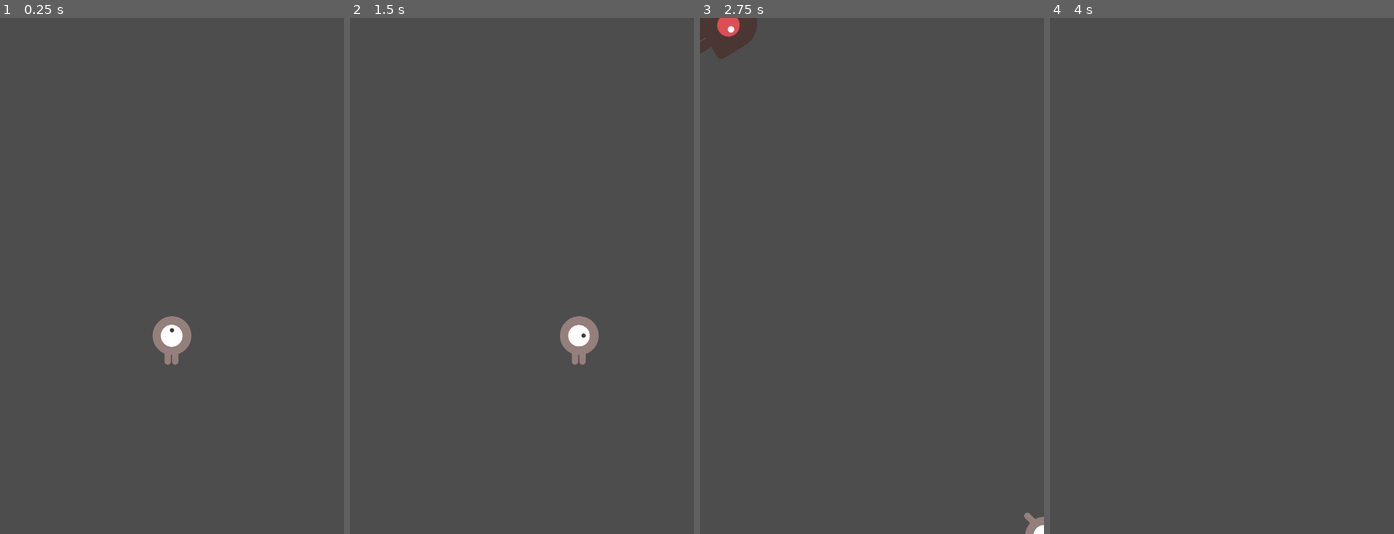
Above: before the commit, frames 1-4 (left to right).
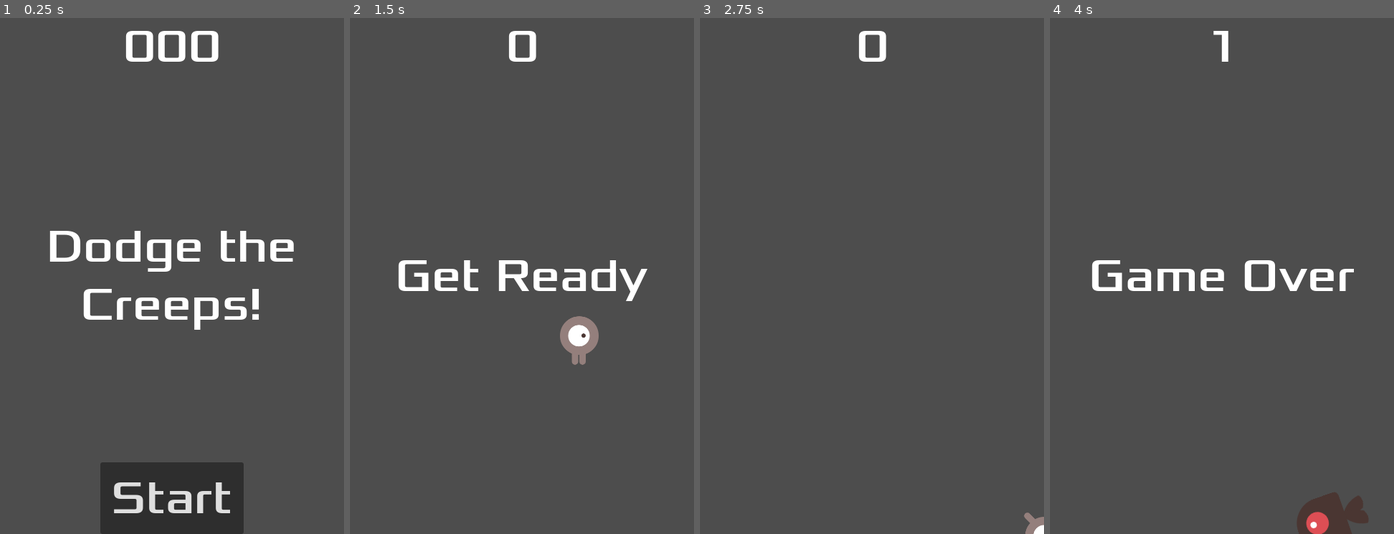
Above: after the commit, the same moments.

Repository: ajaguasin/dodge-the-creeps-2d
Game: Godot game, scene res://Main.tscn
Same seed, same stepped clock (60 frames per second), same inputs: the game is played once before the commit and once after it.
Inputs (mouse positions are in pixels of both pictures, inside the frame that each line leads up to):
- Up to frame 1 (0.25 s): no input
- Up to frame 2 (1.5 s): click (522, 497) at 0.5 s, where only the run after the commit has a clickable "Start"; tap Enter at 1.25 s; hold Right (move_right) from 1.28 s (still down)
- Up to frame 3 (2.75 s): release Right (move_right) at 2.03 s; hold Down (move_down) from 2.03 s (still down)
- Up to frame 4 (4 s): release Down (move_down) at 2.78 s; hold Right (move_right) 2.78-3.53 s; hold Up (move_up) from 3.53 s (still down)

The runs differ from the first frame. In frame 1, 10% of the frame differs, in the area x 14-86%, y 2-100%; in frame 2, 2.1%; in frame 3, 1.3%; in frame 4, 3.0%.

Commit message:
Create hud, add labels, overwrite font, add button

Diff:
--- /dev/null
+++ b/Dodge-The-Creeps-2D/HUD.gd
@@ -0,0 +1,41 @@
+extends CanvasLayer
+
+# Notifies `Main` node that the button has been pressed
+signal start_game
+
+func show_message(text):
+	$MessageLabel.text = text
+	$MessageLabel.show()
+	$MessageTimer.start()
+
+func show_game_over():
+	show_message("Game Over")
+	# Wait until the MessageTimer has counted down.
+	await $MessageTimer.timeout
+
+	$MessageLabel.text = "Dodge the Creeps!"
+	$MessageLabel.show()
+	# Make a one-shot timer and wait for it to finish.
+	await get_tree().create_timer(1.0).timeout
+	$StartButton.show()
+
+func update_score(score):
+	$ScoreLabel.text = str(score)
+
+# Called when the node enters the scene tree for the first time.
+func _ready():
+	pass # Replace with function body.
+
+
+# Called every frame. 'delta' is the elapsed time since the previous frame.
+func _process(delta):
+	pass
+
+
+func _on_message_timer_timeout():
+	$MessageLabel.hide()
+
+
+func _on_start_button_pressed():
+	$StartButton.hide()
+	start_game.emit()
--- /dev/null
+++ b/Dodge-The-Creeps-2D/HUD.tscn
@@ -0,0 +1,62 @@
+[gd_scene load_steps=3 format=3 uid="uid://ccvtk28jx6ng4"]
+
+[ext_resource type="Script" path="res://HUD.gd" id="1_7kiey"]
+[ext_resource type="FontFile" uid="uid://de2f567f48uyf" path="res://fonts/Xolonium-Regular.ttf" id="1_iuu0y"]
+
+[node name="HUD" type="CanvasLayer"]
+script = ExtResource("1_7kiey")
+
+[node name="ScoreLabel" type="Label" parent="."]
+anchors_preset = 5
+anchor_left = 0.5
+anchor_right = 0.5
+offset_left = -67.5
+offset_right = 67.5
+offset_bottom = 81.0
+grow_horizontal = 2
+theme_override_fonts/font = ExtResource("1_iuu0y")
+theme_override_font_sizes/font_size = 64
+text = "000"
+horizontal_alignment = 1
+vertical_alignment = 1
+
+[node name="MessageLabel" type="Label" parent="."]
+anchors_preset = 8
+anchor_left = 0.5
+anchor_top = 0.5
+anchor_right = 0.5
+anchor_bottom = 0.5
+offset_left = -240.0
+offset_top = -81.0
+offset_right = 240.0
+offset_bottom = 81.0
+grow_horizontal = 2
+grow_vertical = 2
+theme_override_fonts/font = ExtResource("1_iuu0y")
+theme_override_font_sizes/font_size = 64
+text = "Dodge the Creeps!"
+horizontal_alignment = 1
+vertical_alignment = 1
+autowrap_mode = 2
+
+[node name="StartButton" type="Button" parent="."]
+anchors_preset = 7
+anchor_left = 0.5
+anchor_top = 1.0
+anchor_right = 0.5
+anchor_bottom = 1.0
+offset_left = -100.0
+offset_top = -100.0
+offset_right = 100.0
+grow_horizontal = 2
+grow_vertical = 0
+theme_override_fonts/font = ExtResource("1_iuu0y")
+theme_override_font_sizes/font_size = 64
+text = "Start"
+
+[node name="MessageTimer" type="Timer" parent="."]
+wait_time = 2.0
+one_shot = true
+
+[connection signal="pressed" from="StartButton" to="." method="_on_start_button_pressed"]
+[connection signal="timeout" from="MessageTimer" to="." method="_on_message_timer_timeout"]
--- a/Dodge-The-Creeps-2D/Main.gd
+++ b/Dodge-The-Creeps-2D/Main.gd
@@ -5,8 +5,7 @@
 
 # Called when the node enters the scene tree for the first time.
 func _ready():
-	new_game()
-
+	pass
 # Called every frame. 'delta' is the elapsed time since the previous frame.
 func _process(delta):
 	pass
@@ -15,11 +14,15 @@
 func game_over():
 	$ScoreTimer.stop()
 	$MobTimer.stop()
+	$HUD.show_game_over()
 
 func new_game():
 	score = 0
 	$Player.start($StartPosition.position)
 	$StartTimer.start()
+	$HUD.update_score(score)
+	$HUD.show_message("Get Ready")
+	get_tree().call_group("mobs", "queue_free")
 
 func _on_mob_timer_timeout():
 	# Create a new instance of the Mob scene.
@@ -48,6 +51,7 @@
 
 func _on_score_timer_timeout():
 	score += 1
+	$HUD.update_score(score)
 
 func _on_start_timer_timeout():
 	$MobTimer.start()
--- a/Dodge-The-Creeps-2D/Main.tscn
+++ b/Dodge-The-Creeps-2D/Main.tscn
@@ -1,8 +1,9 @@
-[gd_scene load_steps=5 format=3 uid="uid://bb3de2vv1pp54"]
+[gd_scene load_steps=6 format=3 uid="uid://bb3de2vv1pp54"]
 
 [ext_resource type="PackedScene" uid="uid://pukrnxlkhv2a" path="res://Player.tscn" id="1_6yqoq"]
 [ext_resource type="Script" path="res://Main.gd" id="1_50mqp"]
 [ext_resource type="PackedScene" uid="uid://xqunwm3ee18r" path="res://Mob.tscn" id="2_bcg3a"]
+[ext_resource type="PackedScene" uid="uid://ccvtk28jx6ng4" path="res://HUD.tscn" id="4_73igo"]
 
 [sub_resource type="Curve2D" id="Curve2D_sflhk"]
 _data = {
@@ -33,7 +34,10 @@
 
 [node name="MobSpawnLocation" type="PathFollow2D" parent="MobPath"]
 
+[node name="HUD" parent="." instance=ExtResource("4_73igo")]
+
 [connection signal="hit" from="Player" to="." method="game_over"]
 [connection signal="timeout" from="MobTimer" to="." method="_on_mob_timer_timeout"]
 [connection signal="timeout" from="ScoreTimer" to="." method="_on_score_timer_timeout"]
 [connection signal="timeout" from="StartTimer" to="." method="_on_start_timer_timeout"]
+[connection signal="start_game" from="HUD" to="." method="new_game"]
--- a/Dodge-The-Creeps-2D/Mob.tscn
+++ b/Dodge-The-Creeps-2D/Mob.tscn
@@ -48,7 +48,7 @@
 radius = 36.0
 height = 100.0
 
-[node name="Mob" type="RigidBody2D"]
+[node name="Mob" type="RigidBody2D" groups=["mobs"]]
 collision_mask = 0
 gravity_scale = 0.0
 script = ExtResource("1_vi2hb")
